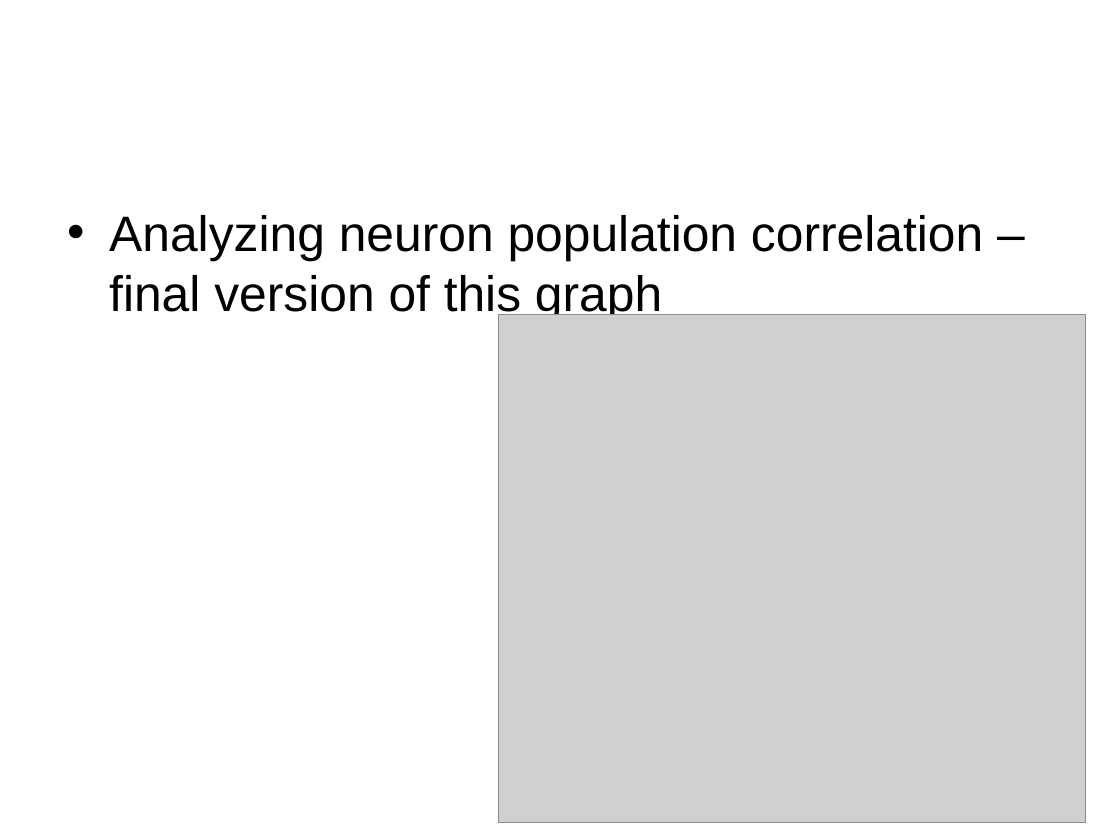
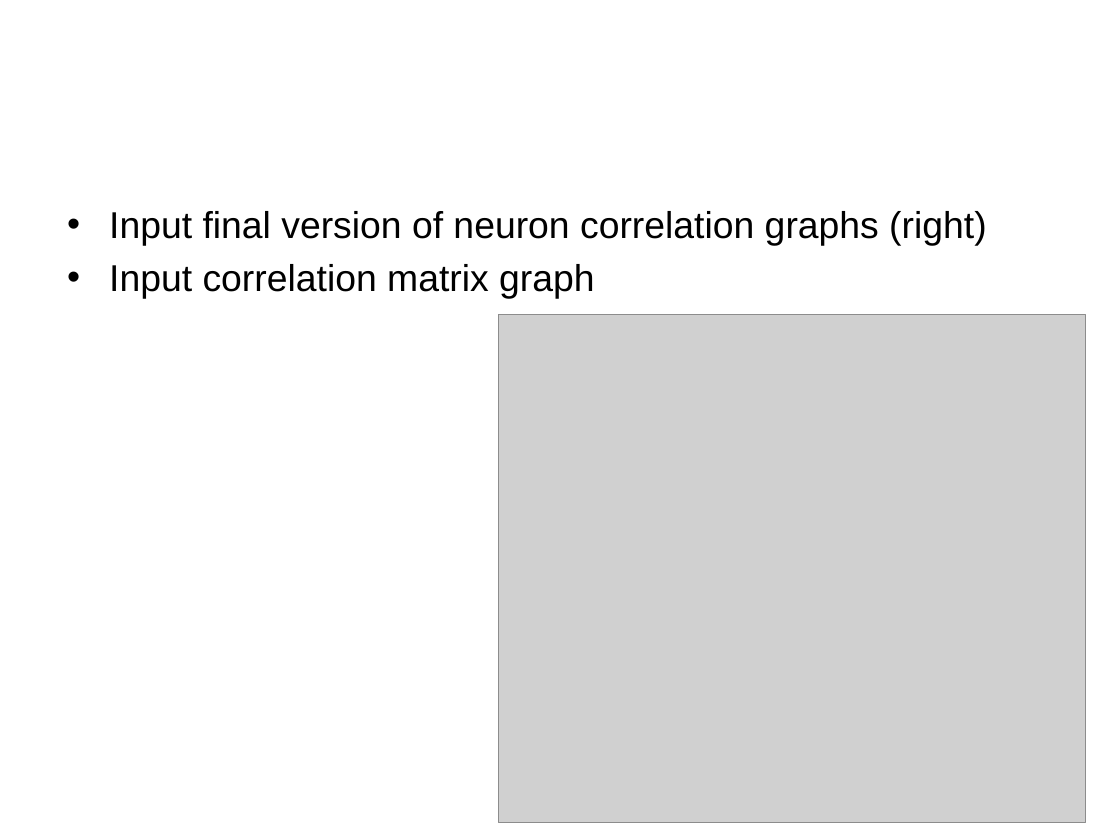
Before and after one commit to noah3695/CoSMo2018, a slide deck: slide 10 of CoSMO_GroupProjectPresentationTemplate2018.pptx. Drawn at 1120x840 pixels with LibreOffice and Linux fonts; fonts in the diff are those of the drawing; grey boxes stand for pictures; background and template pictures are left out. Boxes give left, top, right and bottom in pixels: in the first picture for what was removed or moved away, otherwise in the second. Text is boxed around its words. In the diff, an @@ line names an element or a change of style, - is before the commit and + after.

```diff
--- a/CoSMO_GroupProjectPresentationTemplate2018.pptx
+++ b/CoSMO_GroupProjectPresentationTemplate2018.pptx
@@ text at (109, 211, 986, 298): text changed; size 32 to 24 pt @@
-• Analyzing neuron population correlation – final version of this graph
+• Input final version of neuron correlation graphs (right)
+• Input correlation matrix graph
```
Also in this commit, not shown: 3 other slides changed.
